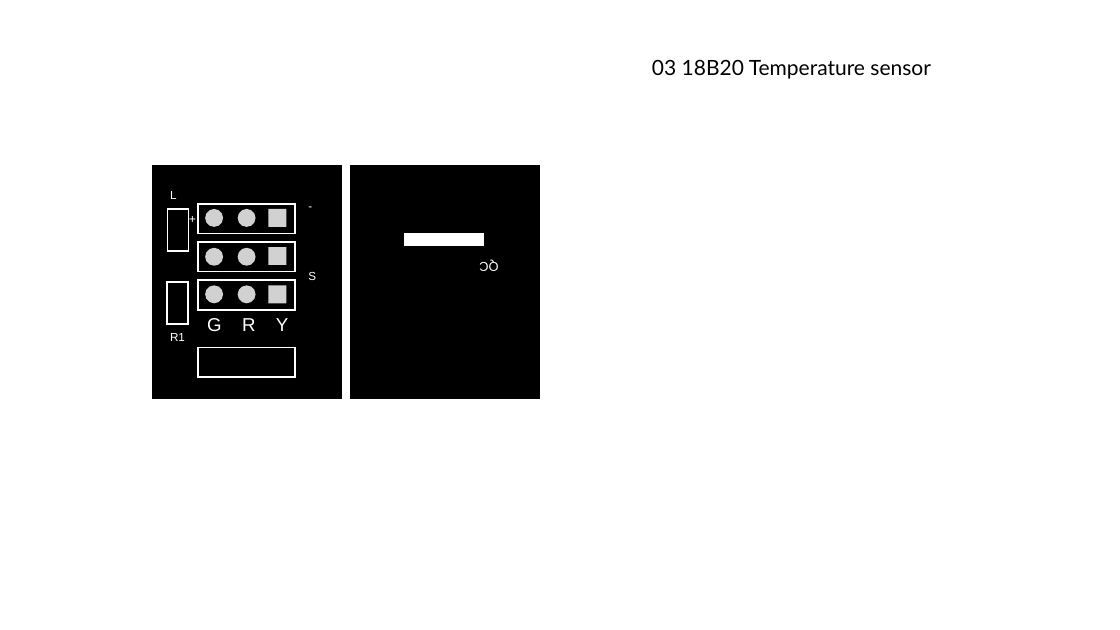
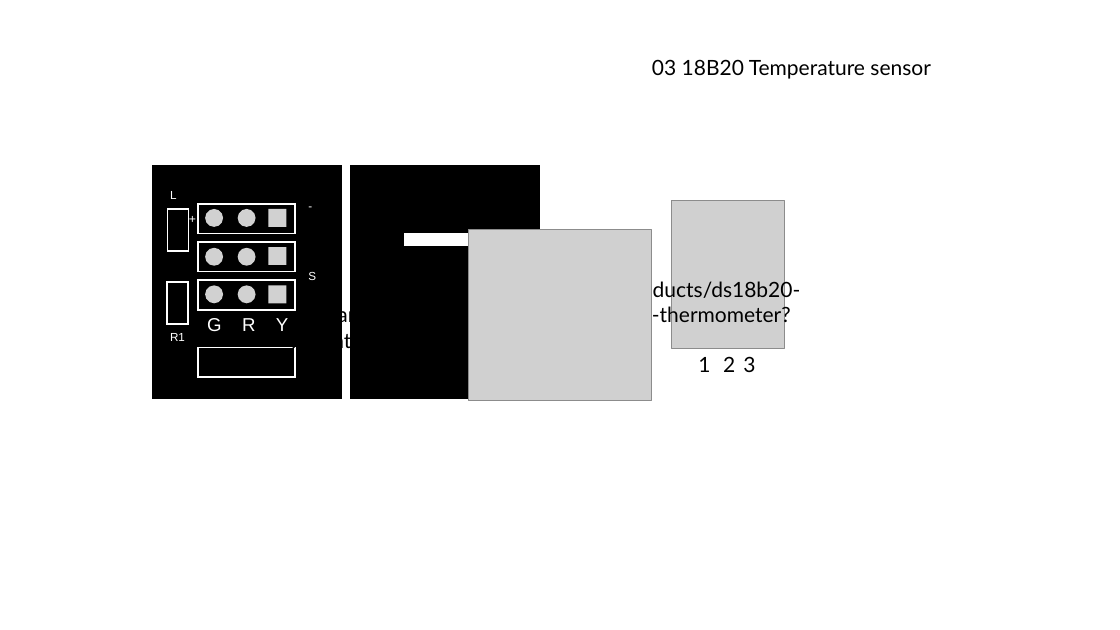
Before and after one commit to pddring/electronic-sensors, a slide deck: slide 1 of Blender/03 18B20 Temperature sensor/Silk screens.pptx. Drawn at 1120x630 pixels with LibreOffice and Linux fonts; fonts in the diff are those of the drawing; grey boxes stand for pictures. Boxes give left, top, right and bottom in pixels: in the first picture for what was removed or moved away, otherwise in the second. Text is boxed around its words. In the diff, an @@ line names an element or a change of style, - is before the commit and + after.

```diff
--- a/Blender/03 18B20 Temperature sensor/Silk screens.pptx
+++ b/Blender/03 18B20 Temperature sensor/Silk screens.pptx
@@ picture added at box(671, 201, 785, 349) @@
@@ picture added at box(469, 229, 652, 401) @@
@@ text removed at box(479, 261, 498, 271) @@
-QC
@@ text added at box(288, 279, 800, 352), 18 pt, text #000000 @@
+https://shop.pimoroni.com/products/ds18b20-programmable-resolution-1-wire-digital-thermometer?variant=32127344640083
@@ text added at box(698, 357, 710, 372), 18 pt, text #000000 @@
+1
@@ text added at box(715, 348, 741, 381), 18 pt, text #000000 @@
+2
@@ text added at box(735, 348, 761, 381), 18 pt, text #000000 @@
+3
```
Also in this commit, not shown: 5 other files.
